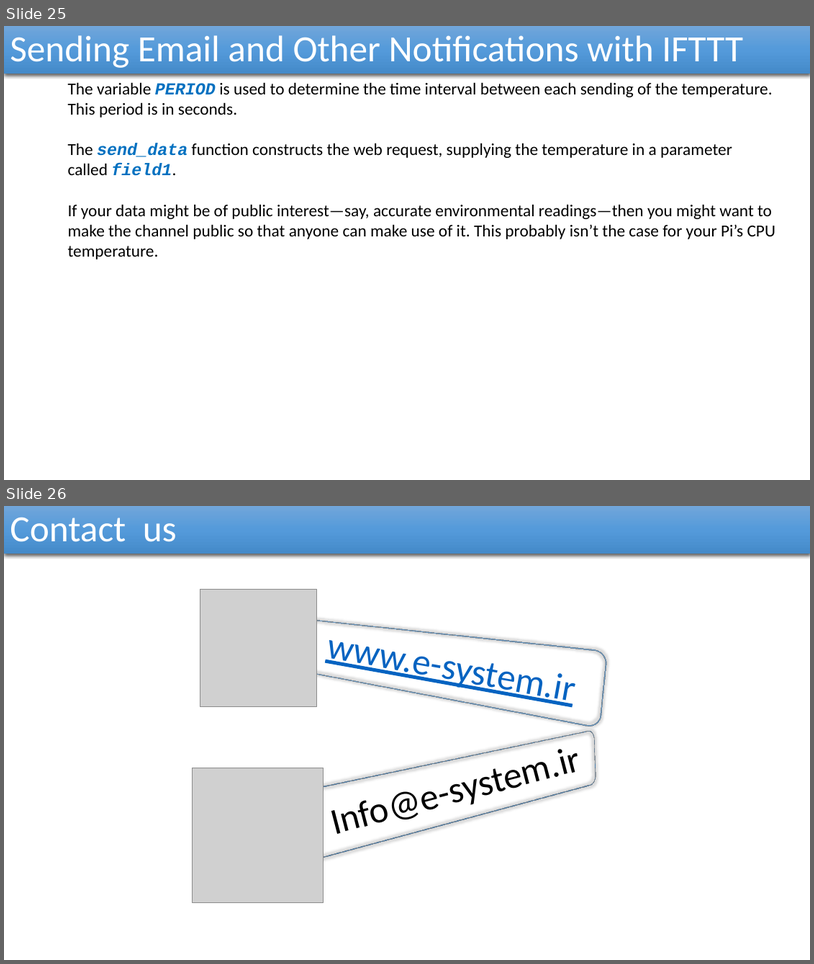
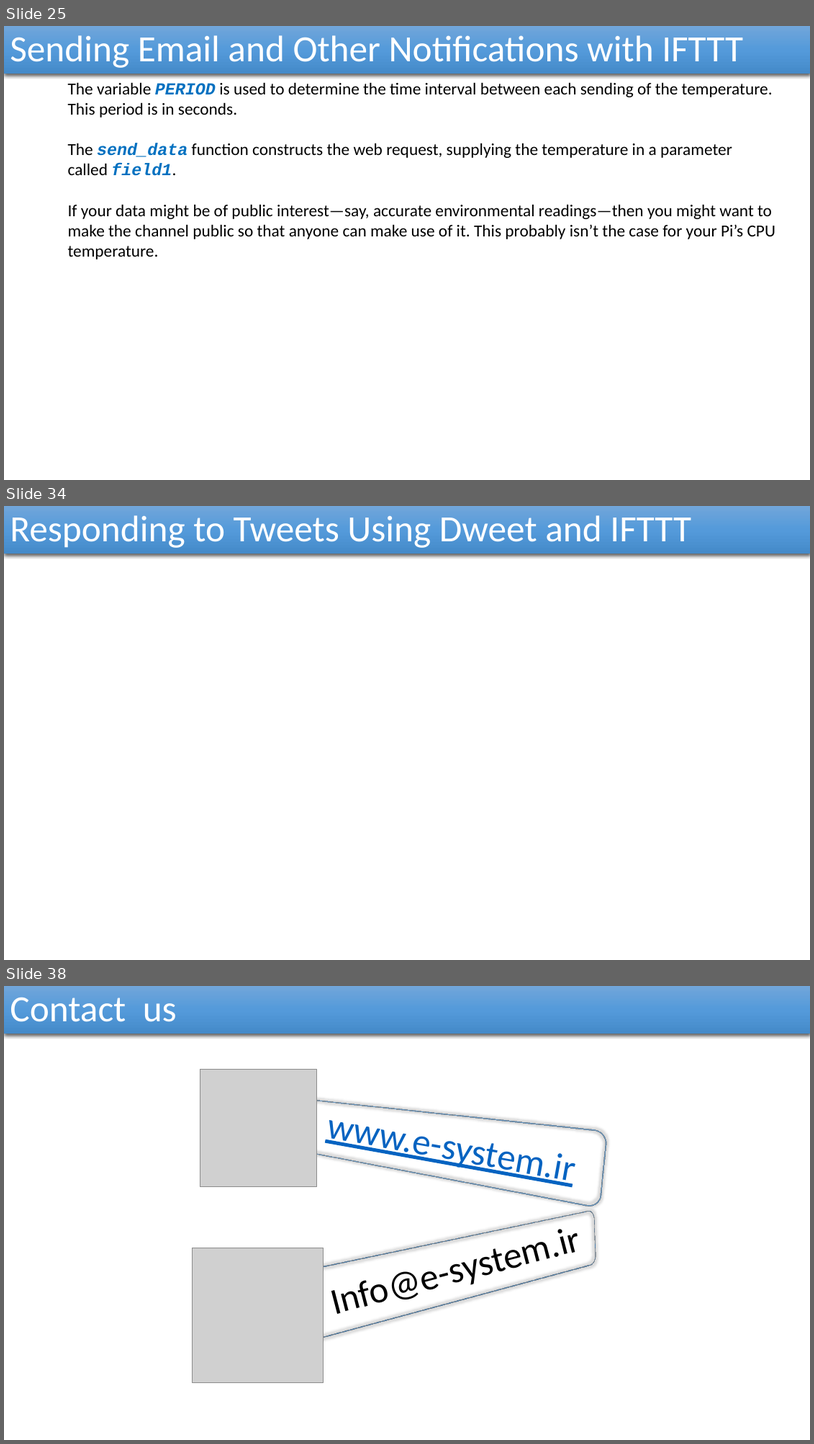
Before and after one commit to reza-arjmandi/rpi-course, a slide deck: session6/presentation/Internet Of Things.pptx. Shown one above the other, each under a label of ours: slides 25 and 26 before the commit, slides 25, 34 and 38 after it; the slides between them are not shown. The pictures are 814x964 and 814x1444 pixels, drawn with LibreOffice and Linux fonts; fonts in the diff are those of the drawing; grey boxes stand for pictures; background and template pictures are left out. Boxes give left, top, right and bottom in pixels: in the first picture for what was removed or moved away, otherwise in the second. Text is boxed around its words. In the diff, an @@ line names an element or a change of style, - is before the commit and + after.

```diff
--- a/session6/presentation/Internet Of Things.pptx
+++ b/session6/presentation/Internet Of Things.pptx
@@ slide 34 added at box(4, 506, 810, 960), background picture (left out) @@
@@ rectangle added at box(4, 506, 810, 554), fill gradient #71A6DB to #559BDB to #448ACA, 44 pt, text #FFFFFF @@
+Responding to Tweets Using Dweet and IFTTT
@@ what was slide 26 is now slide 38 @@
```
Also in this commit, not shown: 11 other slides added.
